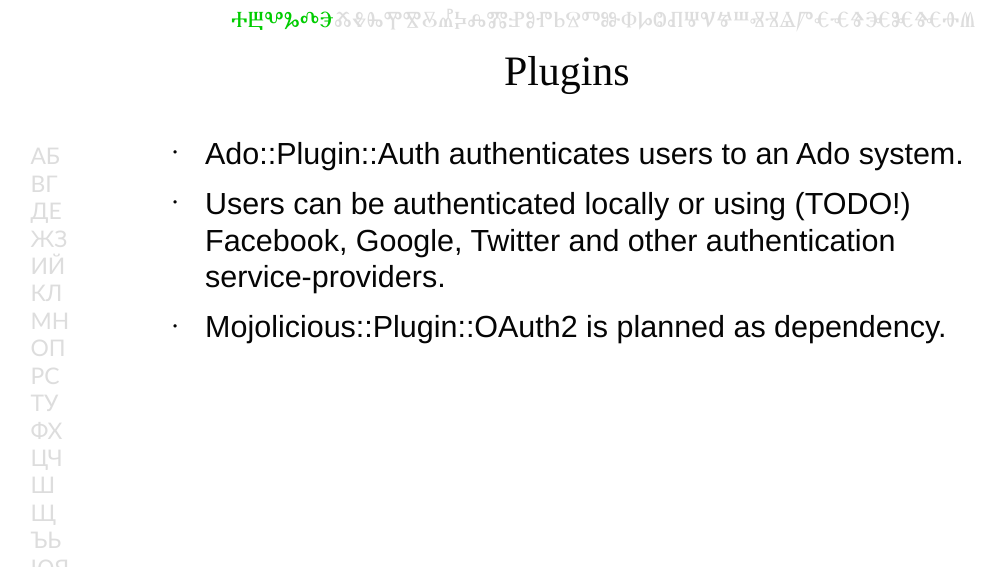
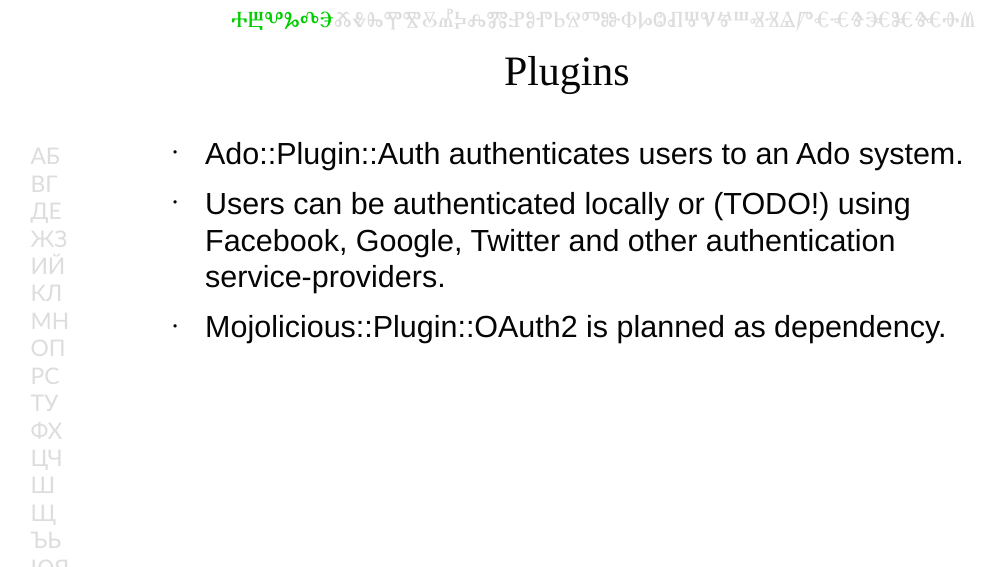
Before and after one commit to kberov/Ado-YAPC-EU-talk, a slide deck: slide 18 of Ado-YAPC-EU-2014.odp (slide 13 before the commit). Drawn at 1008x567 pixels with LibreOffice and Linux fonts; fonts in the diff are those of the drawing; background and template pictures are left out. Boxes give left, top, right and bottom in pixels: in the first picture for what was removed or moved away, otherwise in the second. Text is boxed around its words. In the diff, an @@ line names an element or a change of style, - is before the commit and + after.

Commit message:
splitted some slides in multiple slides with less text and added "generate crud"

```diff
--- a/Ado-YAPC-EU-2014.odp
+++ b/Ado-YAPC-EU-2014.odp
@@ text at [205,192,911,293]: text changed @@
-● Users can be authenticated locally or using (TODO!) Facebook, Google, Twitter and other authentication service-providers.
+● Users can be authenticated locally or (TODO!) using Facebook, Google, Twitter and other authentication service-providers.
```
Also in this commit, not shown: 10 other slides changed, 6 slides added.
